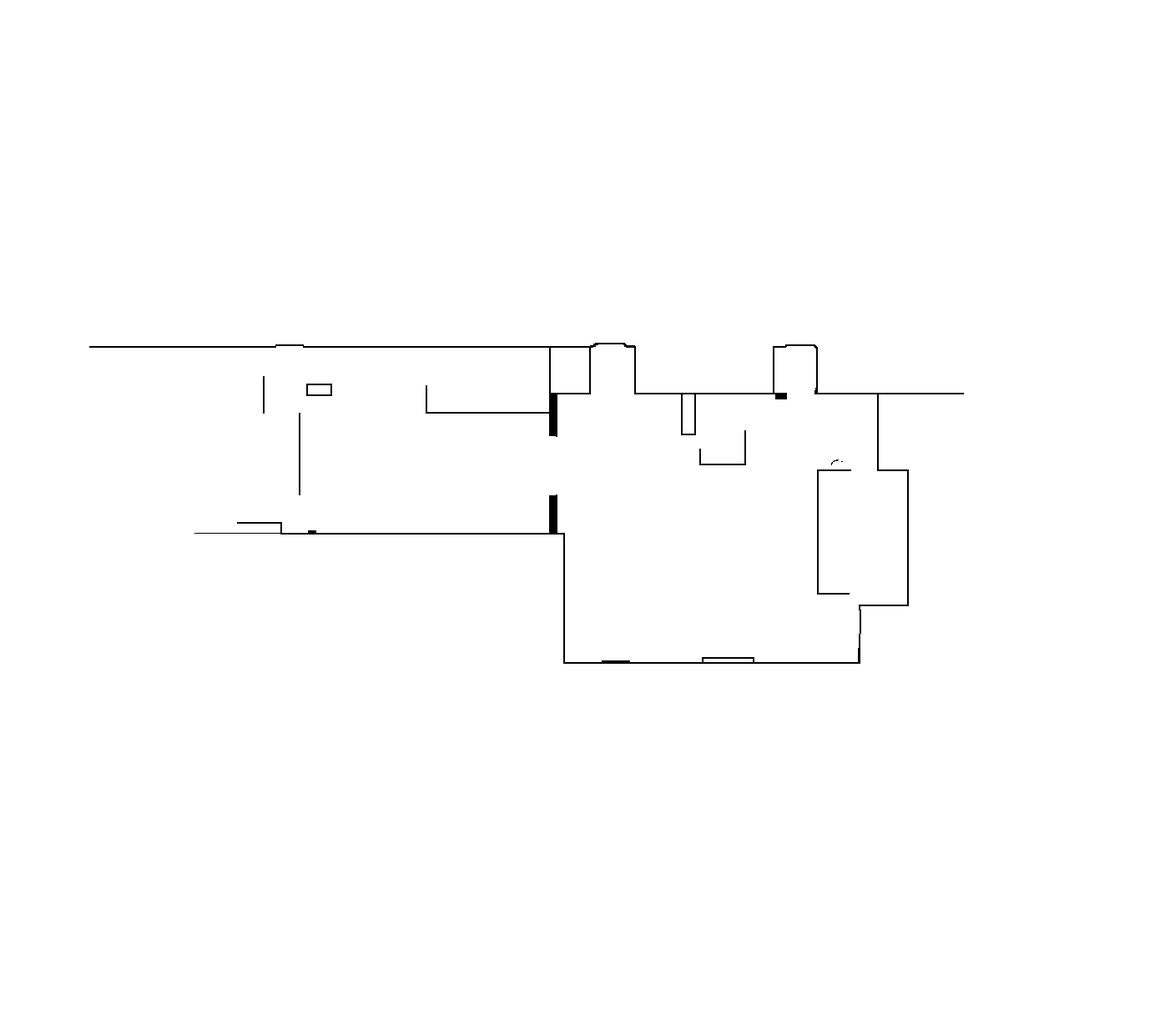
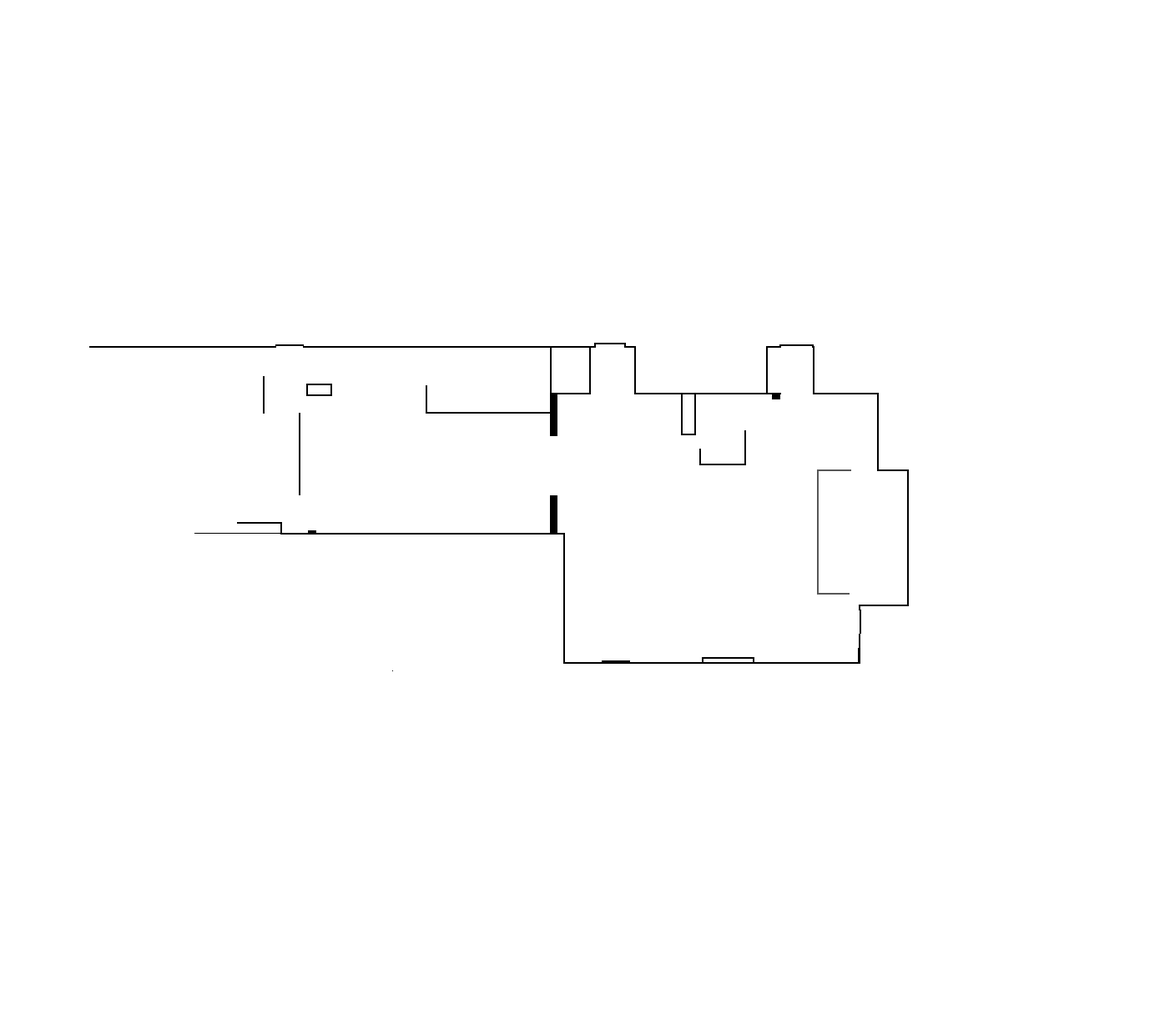
Comparing the layer stacks of the two 1175x1014 images. Changes:
painted on "Background" over [392, 342, 964, 672]
